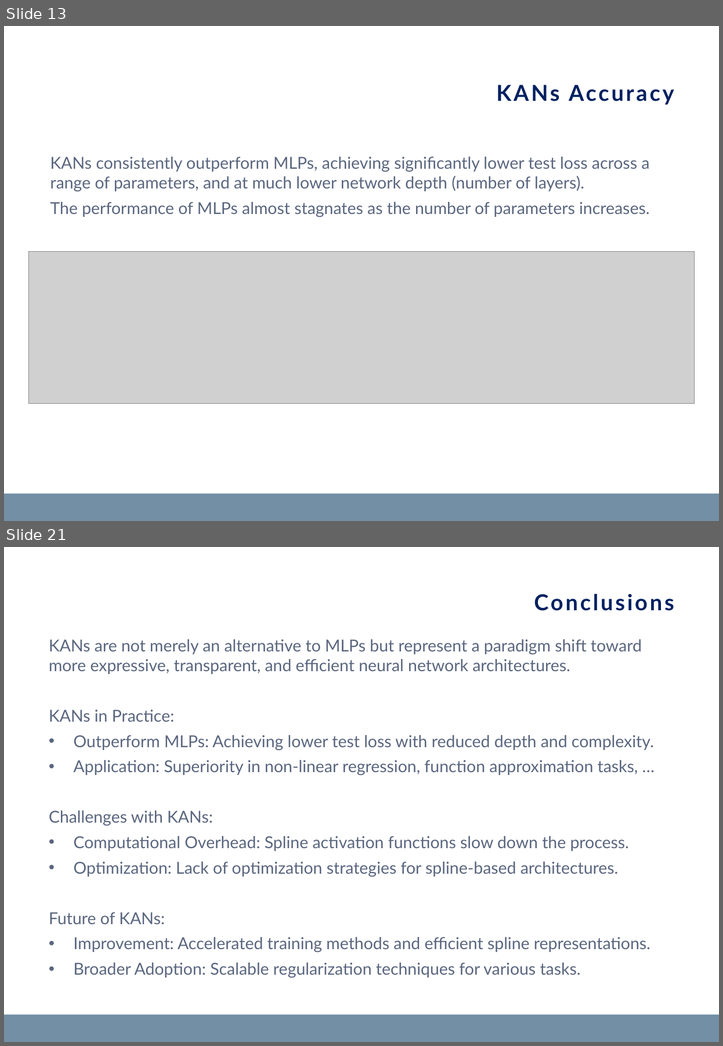
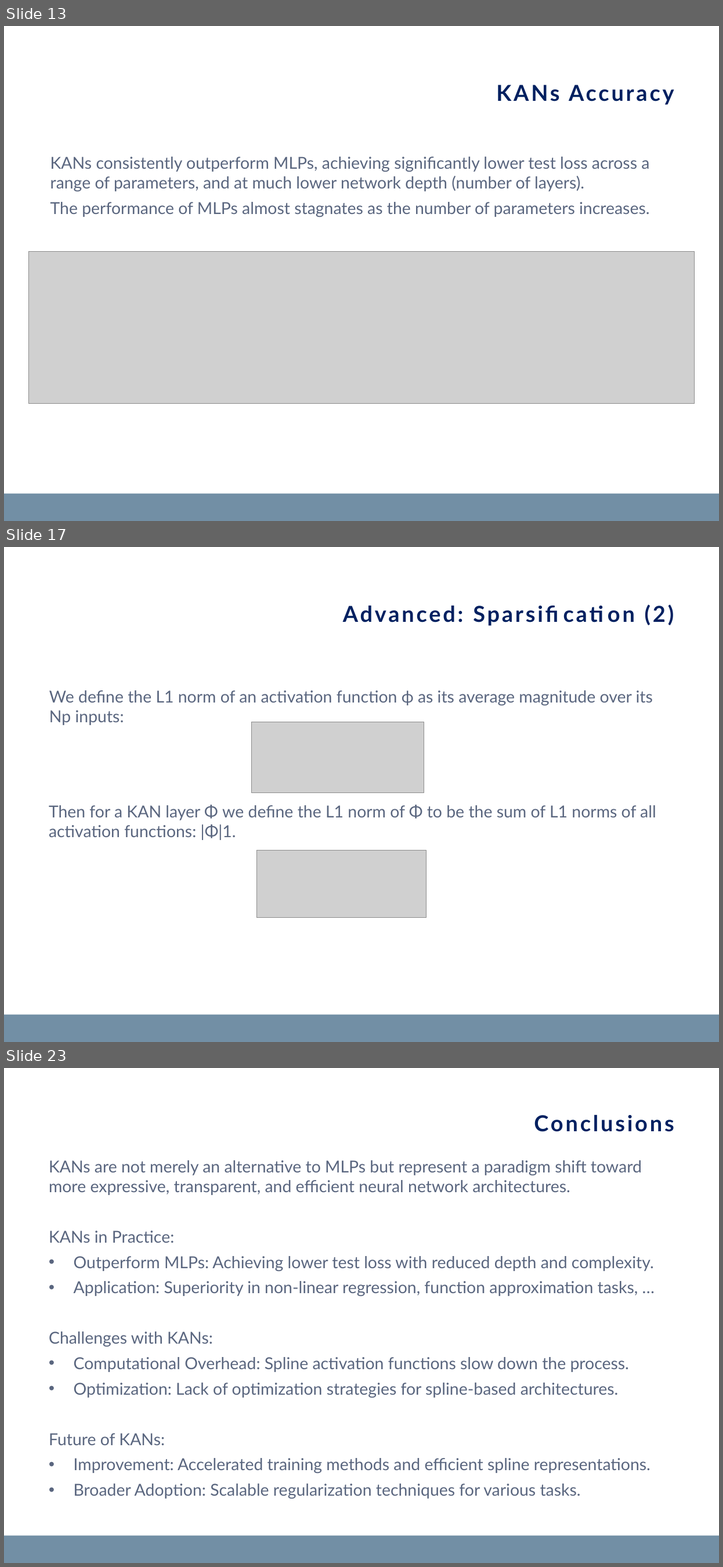
Before and after one commit to matteopasqual02/KAN-naml, a slide deck: KANs_presentation.pptx. Shown one above the other, each under a label of ours: slides 13 and 21 before the commit, slides 13, 17 and 23 after it; the slides between them are not shown. The pictures are 723x1046 and 723x1567 pixels, drawn with LibreOffice and Linux fonts; fonts in the diff are those of the drawing; grey boxes stand for pictures; background and template pictures are left out. Boxes give left, top, right and bottom in pixels: in the first picture for what was removed or moved away, otherwise in the second. Text is boxed around its words. In the diff, an @@ line names an element or a change of style, - is before the commit and + after.

```diff
--- a/KANs_presentation.pptx
+++ b/KANs_presentation.pptx
@@ slide 17 added at box(4, 547, 719, 1042), background #FFFFFF; not listed: 1 template element that a slide beside it also shows @@
@@ title added at box(652, 604, 673, 625), 24 pt, text #002060, bold @@
+Advanced: Sparsification (2)
@@ text added at box(49, 690, 652, 725), 18 pt, text #5A667F @@
+We define the L1 norm of an activation function ϕ as its average magnitude over its Np inputs:
@@ picture added at box(252, 722, 424, 792) @@
@@ text added at box(49, 805, 656, 840), 18 pt, text #5A667F @@
+Then for a KAN layer Φ we define the L1 norm of Φ to be the sum of L1 norms of all activation functions: |Φ|1.
@@ picture added at box(257, 850, 426, 917) @@
@@ what was slide 21 is now slide 23 @@
```
Also in this commit, not shown: 6 slides changed, 2 other slides added, 1 slide removed, 2 other files.
